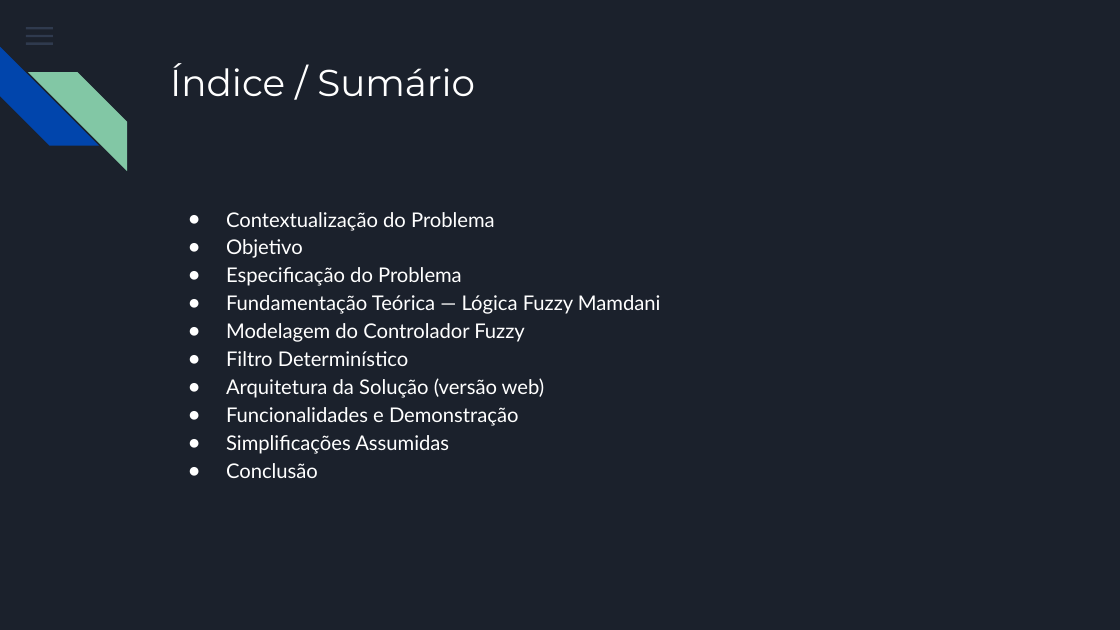
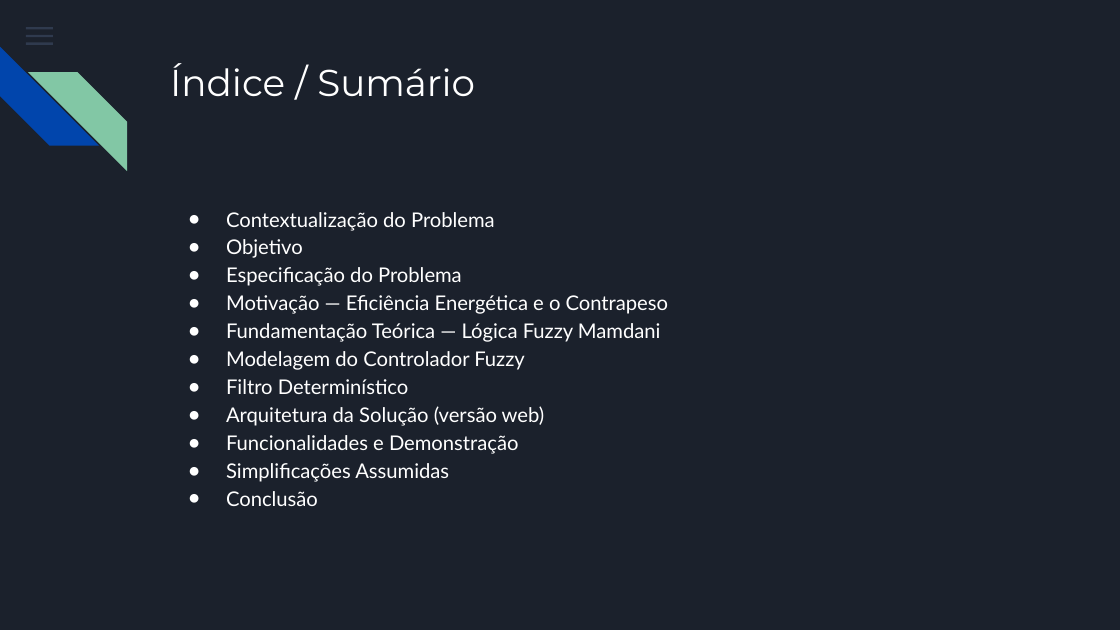
Before and after one commit to Henriqueanjos12/elevadores-fuzzy-web, a slide deck: slide 2 of Apresentacao_Elevadores_Fuzzy_Web.pptx. Drawn at 1120x630 pixels with LibreOffice and Linux fonts; fonts in the diff are those of the drawing. Boxes give left, top, right and bottom in pixels: in the first picture for what was removed or moved away, otherwise in the second. Text is boxed around its words. In the diff, an @@ line names an element or a change of style, - is before the commit and + after.

```diff
--- a/Apresentacao_Elevadores_Fuzzy_Web.pptx
+++ b/Apresentacao_Elevadores_Fuzzy_Web.pptx
@@ text at [226, 295, 668, 314]: paragraph added @@
+● Motivação — Eficiência Energética e o Contrapeso
```
Also in this commit, not shown: 3 other slides changed, 1 slide added.
